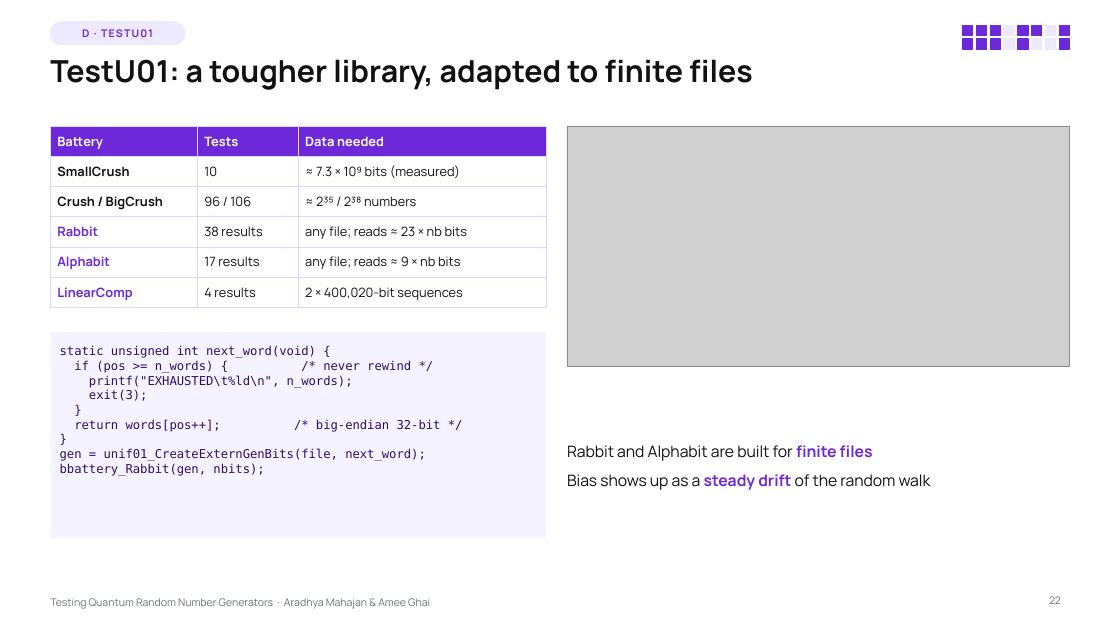
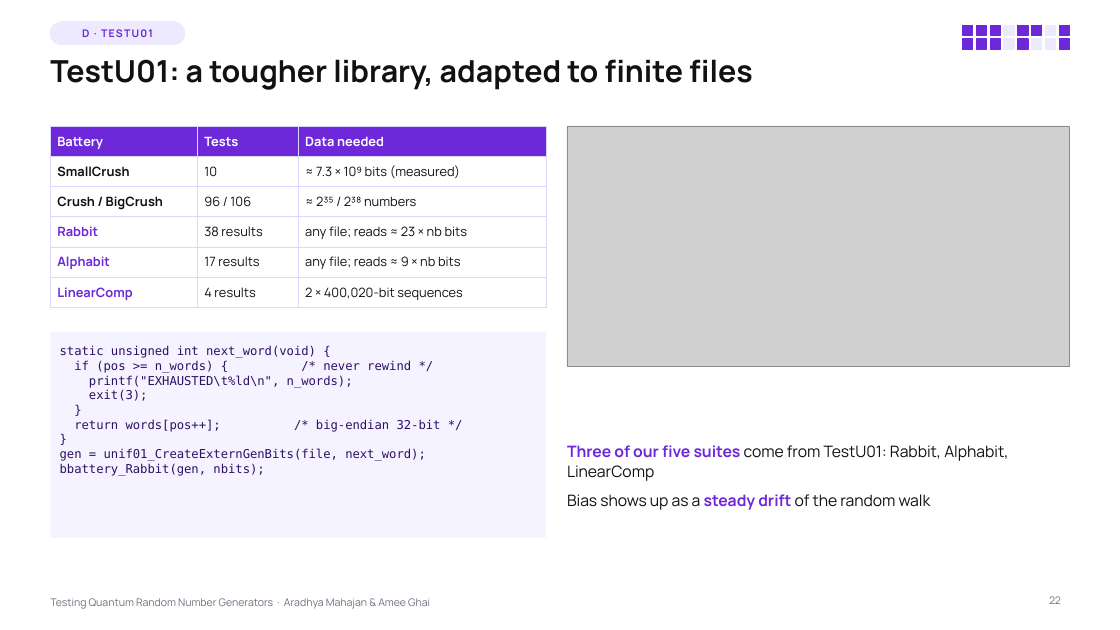
Before and after one commit to Aradhya2708/Quantum-RNG-Proj, a slide deck: slide 22 of presentation/QRNG_Testing_Lecture.pptx. Drawn at 1120x630 pixels with LibreOffice and Linux fonts; fonts in the diff are those of the drawing; grey boxes stand for pictures. Boxes give left, top, right and bottom in pixels: in the first picture for what was removed or moved away, otherwise in the second. Text is boxed around its words. In the diff, an @@ line names an element or a change of style, - is before the commit and + after.

```diff
--- a/presentation/QRNG_Testing_Lecture.pptx
+++ b/presentation/QRNG_Testing_Lecture.pptx
@@ text at box(567, 445, 1008, 481): text changed @@
-• Rabbit and Alphabit are built for finite files
+• Three of our five suites come from TestU01: Rabbit, Alphabit, LinearComp
```
Also in this commit, not shown: 3 other slides changed, 1 other file.
